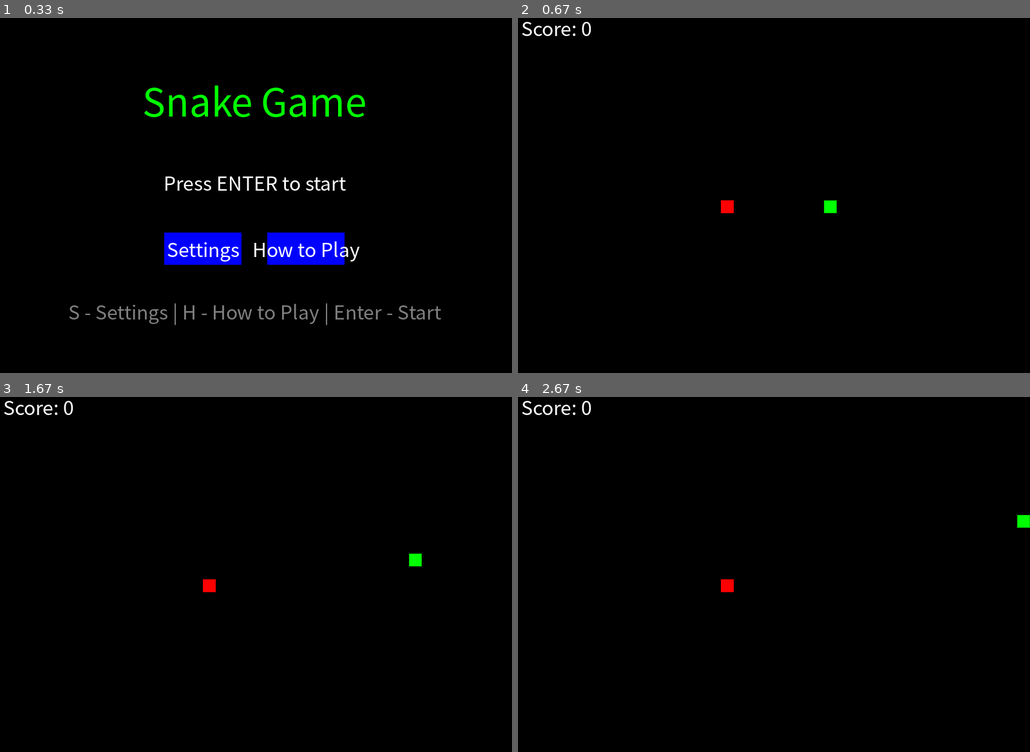
Above: before the commit, frames 1-4 (two rows, left to right).
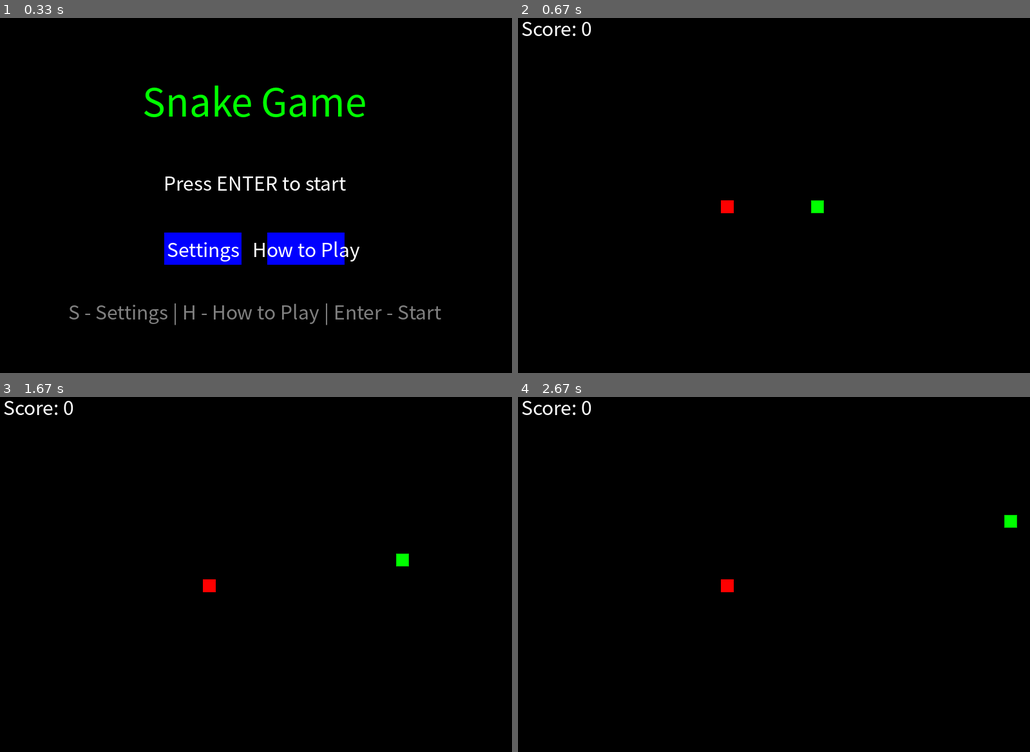
Above: after the commit, the same moments.

Repository: ElegantGx/pygame-snake-game
Game: pygame game, started from snake.py
Two runs of this game, one before a commit and one after it. Both use one fixed random seed, a clock stepped at 60 frames per second and the inputs below.
Inputs:
- Up to frame 1 (0.33 s): no input
- Up to frame 2 (0.67 s): tap Enter at 0.33 s
- Up to frame 3 (1.67 s): tap Enter at 0.67 s; hold Up from 1.5 s (still down)
- Up to frame 4 (2.67 s): release Up at 1.97 s; hold Right 2-2.47 s; hold Left from 2.5 s (still down)

Frame 1 is identical in both runs. In frame 2, 0.2% of the frame differs, in the area x 57-63%, y 51-55%; in frame 3, 0.2%; in frame 4, 0.2%.

Commit message:
fps增加90和120选项，默认fps改为60

Diff:
--- a/snake.py
+++ b/snake.py
@@ -21,7 +21,7 @@
 
 MODE_TRAD, MODE_LR = 0, 1
 SNAKE_SPEED = 10
-FPS_OPTS = [10, 30, 60]
+FPS_OPTS = [10, 30, 60, 90, 120]
 
 LANG_CN, LANG_EN = 0, 1
 
@@ -345,7 +345,7 @@
 
 # ==================== 主菜单 ====================
 def main():
-    fps_idx = 0
+    fps_idx = FPS_OPTS.index(60)  # 默认帧率 60fps
     mode = MODE_TRAD
     lang = LANG_EN
 
